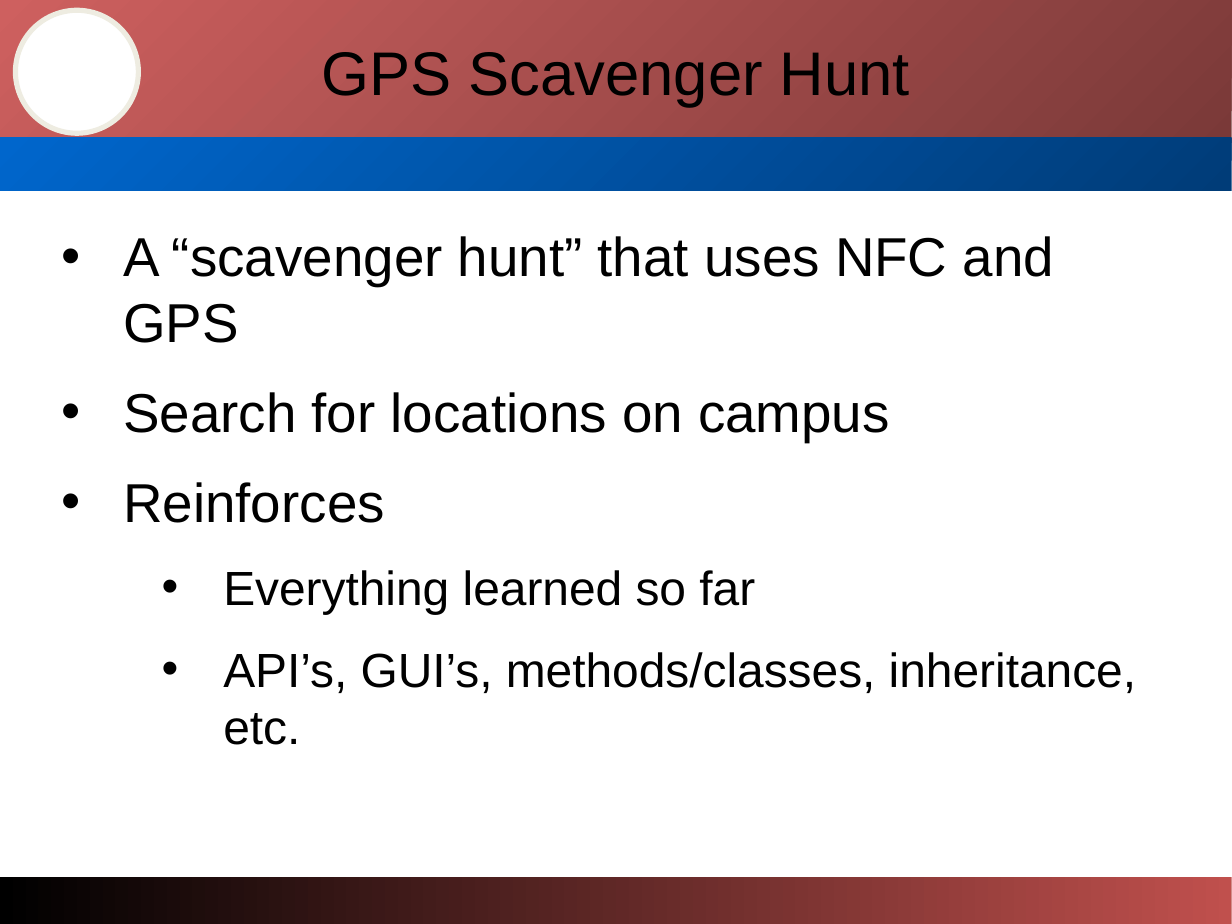
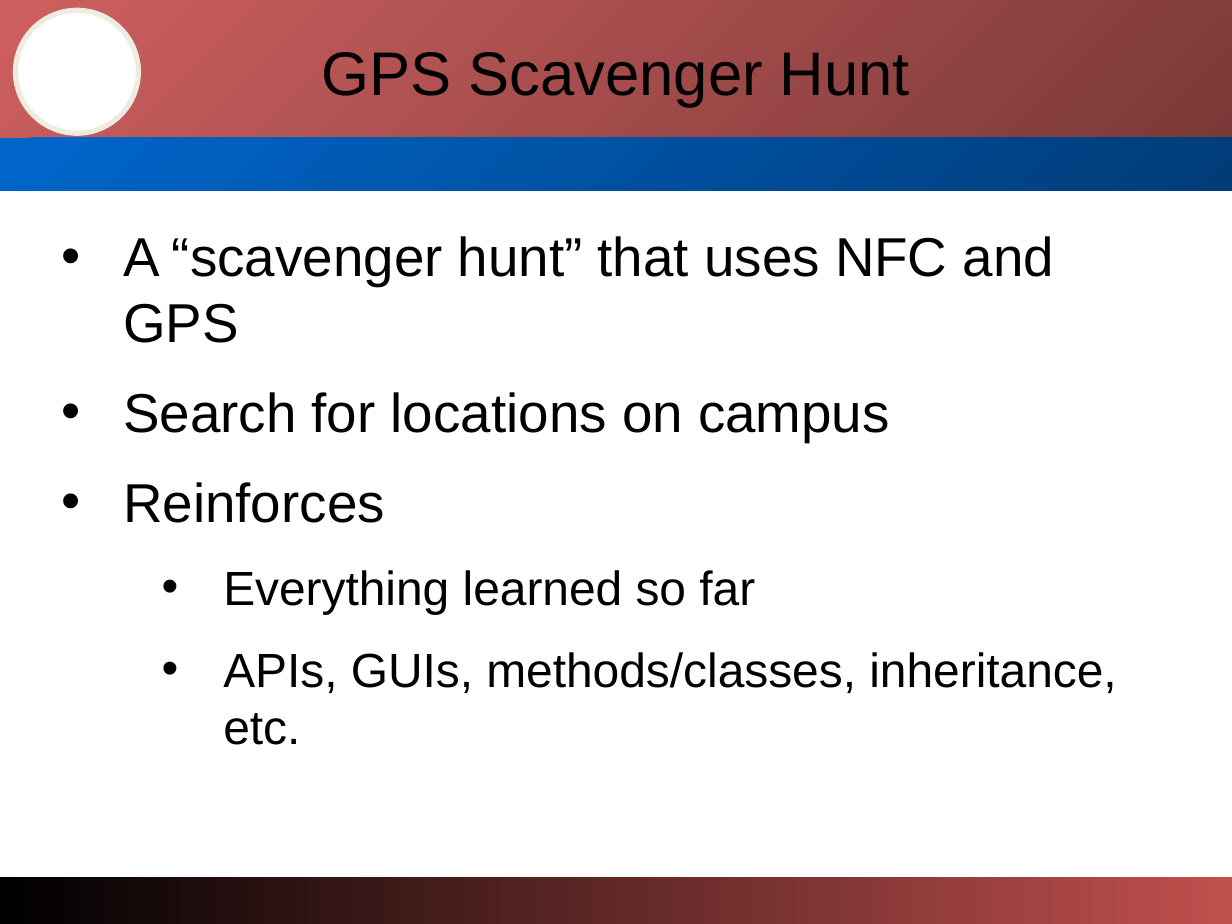
Before and after one commit to abgcsc/Android-Pilot, a slide deck: slide 22 of Documentation/Cyber-PilotPresentation.ppt. Drawn at 1232x924 pixels with LibreOffice and Linux fonts; fonts in the diff are those of the drawing; background and template pictures are left out. Boxes give left, top, right and bottom in pixels: in the first picture for what was removed or moved away, otherwise in the second. Text is boxed around its words. In the diff, an @@ line names an element or a change of style, - is before the commit and + after.

```diff
--- a/Documentation/Cyber-PilotPresentation.ppt
+++ b/Documentation/Cyber-PilotPresentation.ppt
@@ rectangle at bbox=[0, 0, 1232, 143]: fill gradient #7A3938 to #CE605F to gradient #CE605F to #7A3938 @@
@@ rectangle at bbox=[0, 138, 1232, 191]: fill gradient #003C78 to #0066CC to gradient #0066CC to #003C78 @@
@@ subtitle at bbox=[223, 652, 1116, 745]: text changed @@
-  • API’s, GUI’s, methods/classes, inheritance, etc.
+  • APIs, GUIs, methods/classes, inheritance, etc.
@@ rectangle at bbox=[0, 877, 1232, 924]: fill gradient #C0504D to #000000 to gradient #000000 to #C0504D @@
```
Also in this commit, not shown: 20 other slides changed, 2 slides added, 2 slides removed, 1 other file.
